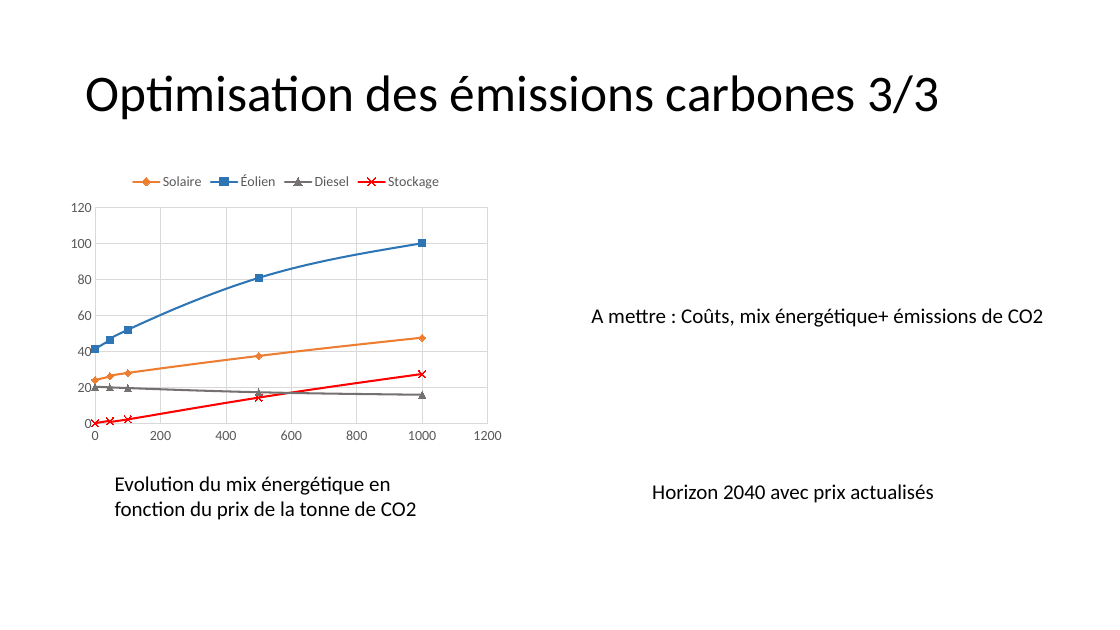
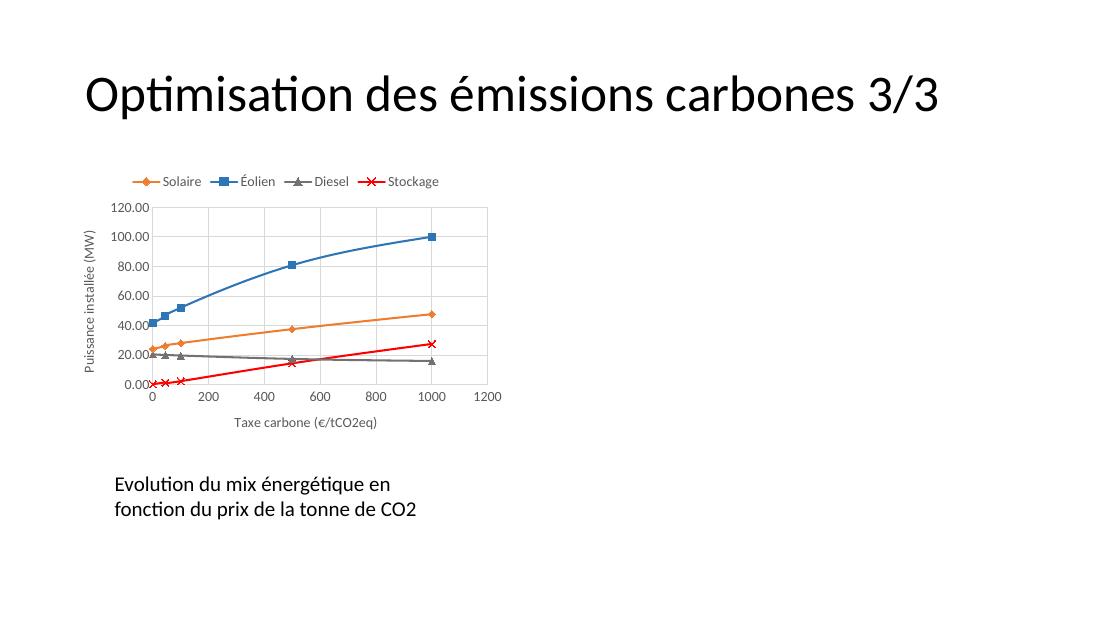
Before and after one commit to cledat/Projet-EA314, a slide deck: slide 9 of rapport.pptx. Drawn at 1120x630 pixels with LibreOffice and Linux fonts; fonts in the diff are those of the drawing. Boxes give left, top, right and bottom in pixels: in the first picture for what was removed or moved away, otherwise in the second. Text is boxed around its words. In the diff, an @@ line names an element or a change of style, - is before the commit and + after.

```diff
--- a/rapport.pptx
+++ b/rapport.pptx
@@ scatter smooth chart at [61, 164, 511, 450] @@
@@ category axis title "" to "Taxe carbone (€/tCO2eq) " @@
@@ value axis title "" to "Puissance installée (MW) " @@
@@ text removed at [591, 308, 1044, 327] @@
-A mettre : Coûts, mix énergétique+ émissions de CO2
@@ text removed at [652, 484, 933, 503] @@
-Horizon 2040 avec prix actualisés
```
Also in this commit, not shown: 6 other slides changed, 3 slides added, 1 other file.
